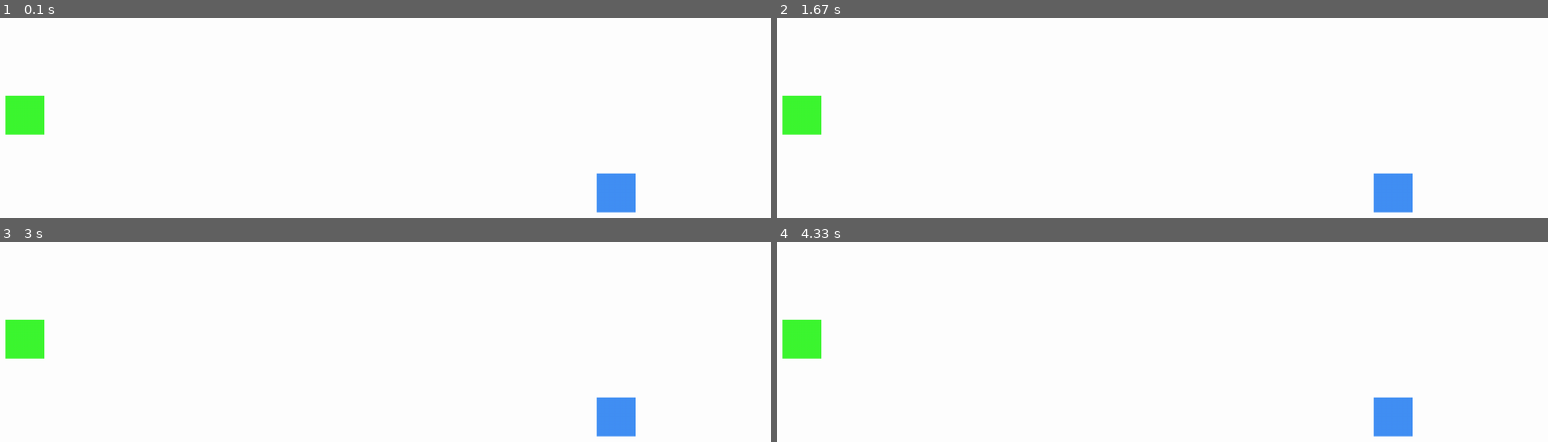
Above: before the commit, frames 1-4 (two rows, left to right).
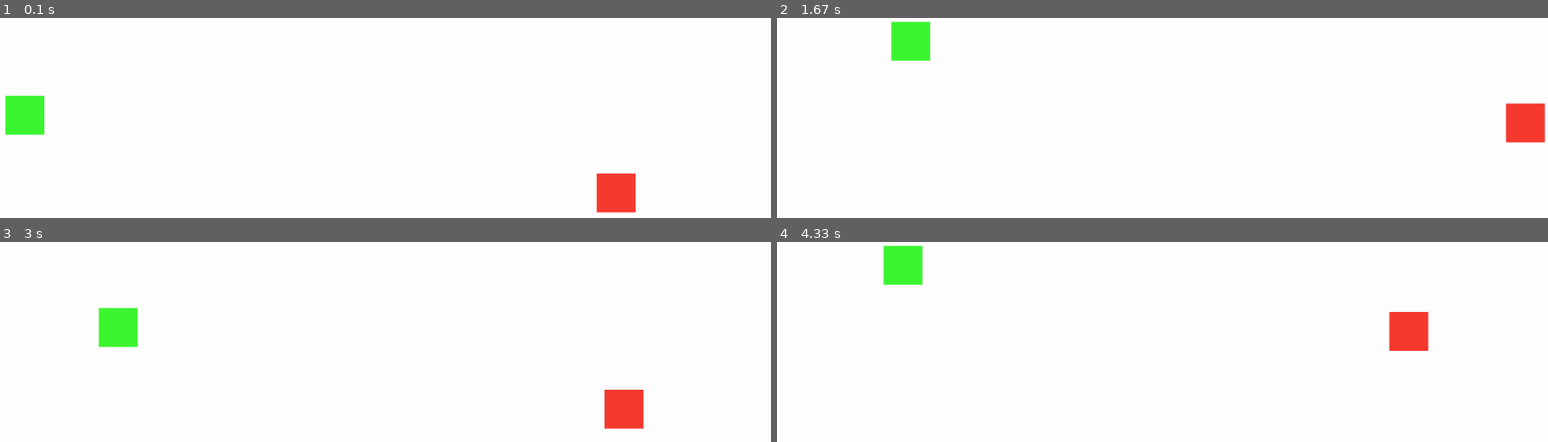
Above: after the commit, the same moments.

Repository: bly852/ICS3U1
Game: pygame game, started from (19.12.06) Culminating/main.py
Two runs of this game, one before a commit and one after it. Both use one fixed random seed, a clock stepped at 60 frames per second and the inputs below.
Inputs:
- Up to frame 1 (0.1 s): no input
- Up to frame 2 (1.67 s): hold W 0.33-0.8 s; hold Right 0.33-0.8 s; hold Right 0.83-1.3 s; hold D 0.83-1.3 s; hold Up 1.33-1.63 s; hold W 1.33-1.63 s
- Up to frame 3 (3 s): hold Right 1.67-2.13 s; hold D 1.67-2.13 s; hold Left 2.17-2.7 s; hold A 2.17-2.7 s; hold Down from 2.73 s (still down); hold S from 2.73 s (still down)
- Up to frame 4 (4.33 s): release Down at 3.03 s; release S at 3.03 s; hold Left 3.07-3.47 s; hold A 3.07-3.47 s; hold Up 3.5-3.87 s; hold W 3.5-3.87 s; hold Right from 3.9 s (still down); hold D from 3.9 s (still down)

The runs differ from the first frame. In frame 1, 1.0% of the frame differs, in the area x 77-83%, y 77-98%; in frame 2, 4.1%, in the area x 0-100%, y 1-98%; in frame 3, 3.4%; in frame 4, 4.0%.

Commit message:
Update main.py
Added movement ability to both characters

Added a class for food that will randomly spawn

Diff:
--- a/(19.12.06) Culminating/main.py
+++ b/(19.12.06) Culminating/main.py
@@ -12,49 +12,93 @@
 # ██████╔╝███████╗
 # ╚═════╝ ╚══════╝
 
-import pygame, sys, time
+import pygame, sys, time, random
 from pygame.locals import *
 
-#Colours
+# Colours
 blue = (66, 144, 245)
 red = (247, 59, 49)
 green = (62, 247, 49)
 white = (255, 255, 255)
 black = (0, 0, 0)
 
-#Window Dimensions
+# Window Dimensions
 width = 1024
 height = 576
 
-#pygame startup
+# Pygame Startup
 pygame.init()
 fpsClock = pygame.time.Clock()
-screen = pygame.display.set_mode((width,height))
+screen = pygame.display.set_mode((width, height))
 pygame.display.set_caption("Culminating Assignment")
 
-#Player Class
+def randomColour():
+    r, g, b = random.randint(0,255), random.randint(0,255), random.randint(0,255)
+    colour = r, g, b
+    return colour
+
+# Player Class
 class player:
-    def draw (self, colour, x, y, size):
-        pygame.draw.rect(screen, colour, ((x, y), (size, size)), 0)
+    def __init__(self, colour, x, y, size):
+        self.colour = colour
+        self.x = x
+        self.y = y
+        self.size = size
+        self.vel = 5
+        self.hitbox = ()
+
+    def draw (self, screen):
+        pygame.draw.rect(screen, self.colour, ((self.x, self.y), (self.size, self.size)), 0)
 
 
-#players
-player1 = player()
-player2 = player()
+class food:
+    def __init__(self, randomColour, x, y, size):
+        self.colour = randomColour
+        self.x = x
+        self.y = y
+        self.size = 20
 
+# players
+player1 = player(green, 40, 100, 50)
+player2 = player(red, 800, 200, 50)
 
-#main loop
+# main loop
 while True:
     screen.fill(white)
 
-    #Exit Game
+    # Exit Game
     for event in pygame.event.get():
         if event.type == QUIT:
             pygame.quit()
             sys.exit()
+        if event.type == KEYDOWN:
+            if event.key == K_ESCAPE:
+                pygame.quit()
+                sys.exit()
 
-    player1.draw(green, 40, 100, 50)
-    player2.draw(blue, 800, 200, 50)
+    # Movement
+    keys = pygame.key.get_pressed()
+
+    if keys[pygame.K_w] and player1.y > player1.vel:
+        player1.y -= player1.vel
+    if keys[pygame.K_s] and player1.y < height - player1.size - player1.vel:
+        player1.y += player1.vel
+    if keys[pygame.K_a] and player1.x > player1.vel:
+        player1.x -= player1.vel
+    if keys[pygame.K_d] and player1.x < width - player1.size - player1.vel:
+        player1.x += player1.vel
+
+    if keys[pygame.K_UP] and player2.y > player2.vel:
+        player2.y -= player2.vel
+    if keys[pygame.K_DOWN] and player2.y < height - player2.size - player2.vel:
+        player2.y += player2.vel
+    if keys[pygame.K_LEFT] and player2.x > player2.vel:
+        player2.x -= player2.vel
+    if keys[pygame.K_RIGHT] and player2.x < width - player2.size - player2.vel:
+        player2.x += player2.vel
+
+    player1.draw(screen)
+    player2.draw(screen)
 
     pygame.display.update()
     fpsClock.tick(60)
